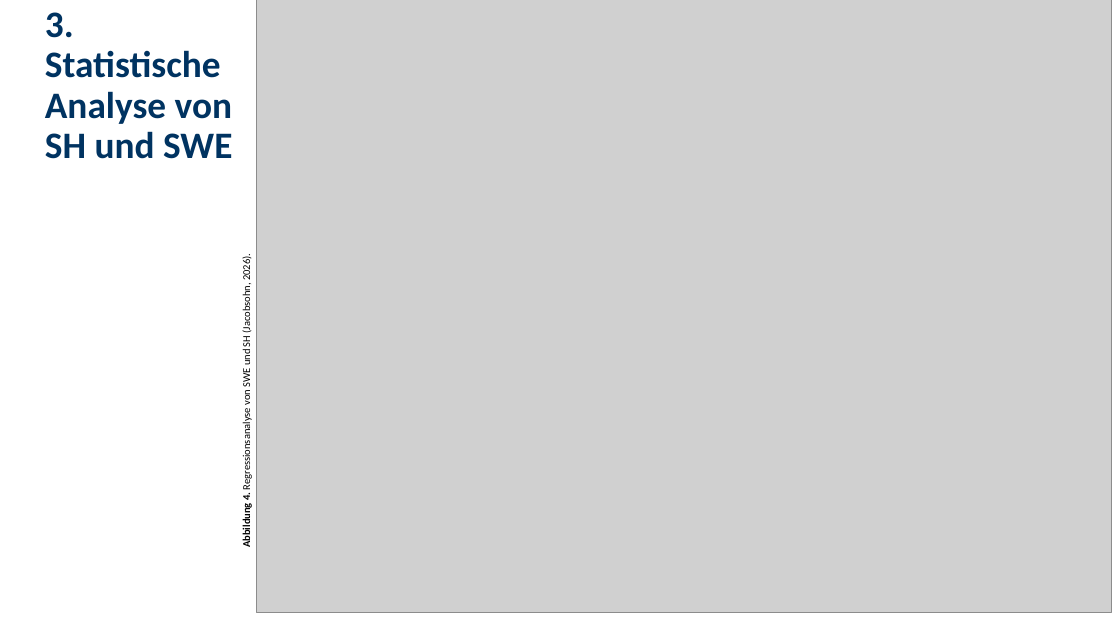
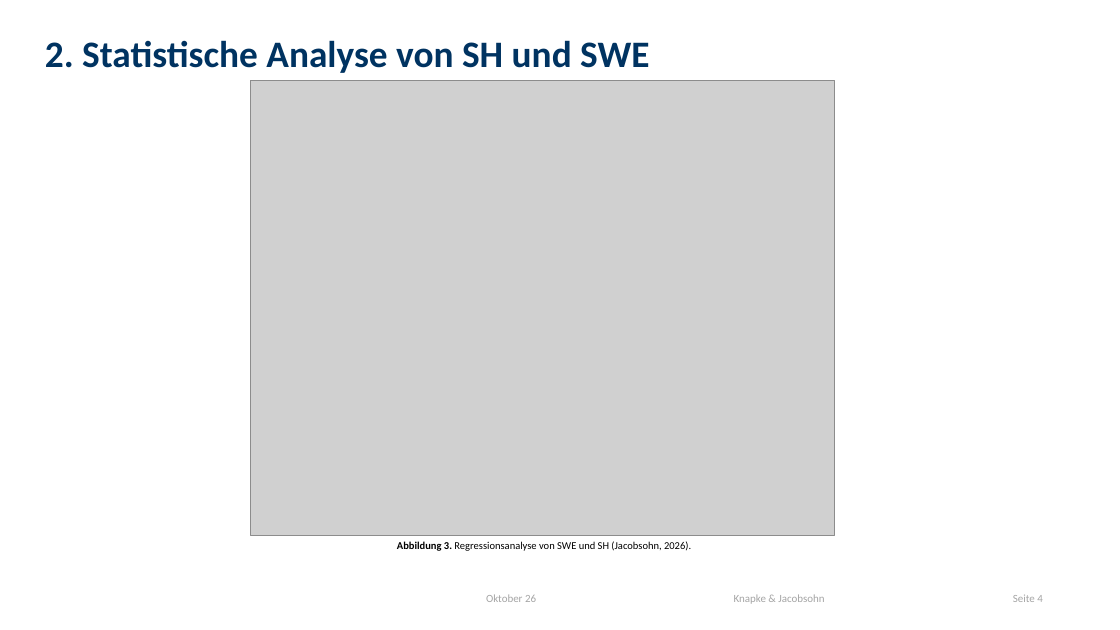
Before and after one commit to 20jacobs/Snow_rofental, a slide deck: slide 4 of Schnee_Datenanalyse.pptx (slide 5 before the commit). Drawn at 1120x630 pixels with LibreOffice and Linux fonts; fonts in the diff are those of the drawing; grey boxes stand for pictures; background and template pictures are left out. Boxes give left, top, right and bottom in pixels: in the first picture for what was removed or moved away, otherwise in the second. Text is boxed around its words. In the diff, an @@ line names an element or a change of style, - is before the commit and + after.

```diff
--- a/Schnee_Datenanalyse.pptx
+++ b/Schnee_Datenanalyse.pptx
@@ title at (45, 40, 649, 73): text changed @@
-3. Statistische Analyse von SH und SWE
+2. Statistische Analyse von SH und SWE
@@ picture: place and size @@
-picture at (257, 0, 1112, 613)
+picture at (250, 80, 835, 535)
@@ text "Abbildung 3. Regressionsanalyse von SWE ..." at (397, 541, 691, 551): rotation 270 to 0 degrees @@
@@ text at (397, 541, 691, 551): text changed @@
-Abbildung 4. Regressionsanalyse von SWE und SH (Jacobsohn, 2026).
+Abbildung 3. Regressionsanalyse von SWE und SH (Jacobsohn, 2026).
@@ page number at (1013, 594, 1043, 602): text changed @@
-Seite 5
+Seite 4
```
Also in this commit, not shown: 6 other slides changed, 1 slide added, 6 other files.
